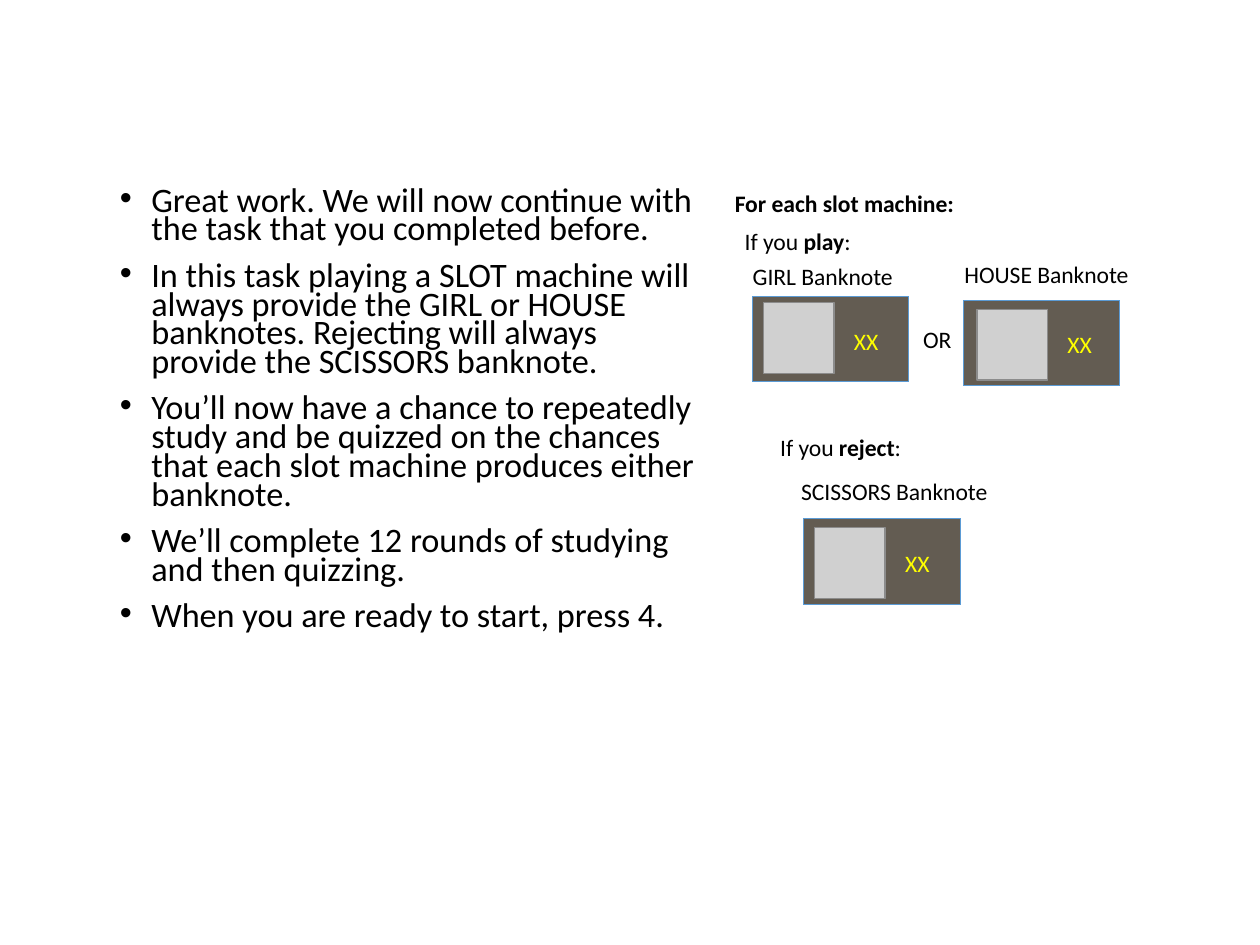
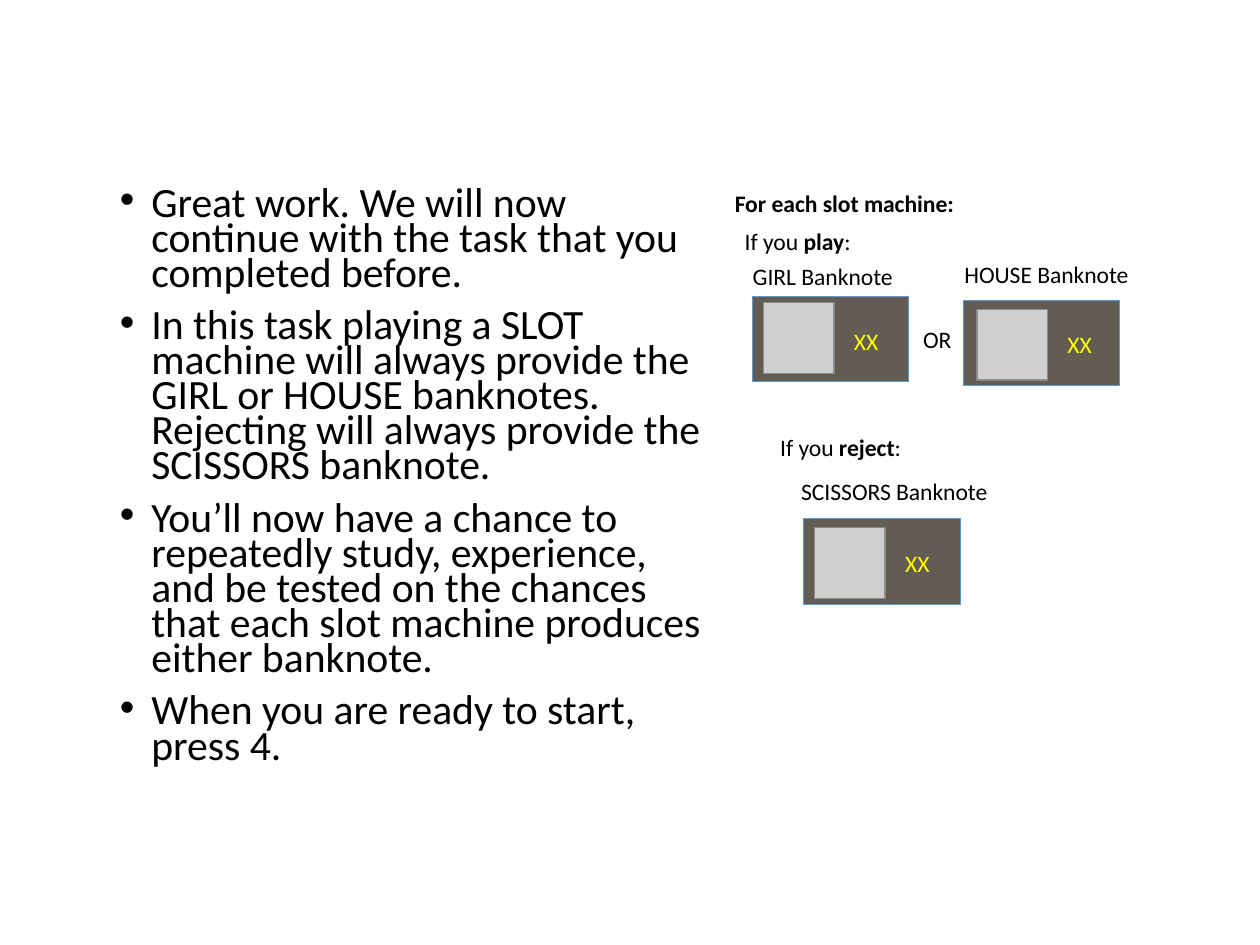
Before and after one commit to evanrussek/Gamble_Task_browser, a slide deck: slide 4 of public/MEG_task/Stimuli/MEG_slides_o0.pptx. Drawn at 1260x945 pixels with LibreOffice and Linux fonts; fonts in the diff are those of the drawing; grey boxes stand for pictures. Boxes give left, top, right and bottom in pixels: in the first picture for what was removed or moved away, otherwise in the second. Text is boxed around its words. In the diff, an @@ line names an element or a change of style, - is before the commit and + after.

```diff
--- a/public/MEG_task/Stimuli/MEG_slides_o0.pptx
+++ b/public/MEG_task/Stimuli/MEG_slides_o0.pptx
@@ text at box(151, 188, 700, 767): size 19.6 to 23.8 pt in "Great work. We will now continue with ...", "In this task playing a SLOT machine ...", "When you are ready to start, press ..." @@
@@ text at box(151, 502, 701, 673): text changed; size 19.6 to 23.8 pt @@
-• You’ll now have a chance to repeatedly study and be quizzed on the chances that each slot machine produces either banknote.
-• We’ll complete 12 rounds of studying and then quizzing.
+• You’ll now have a chance to repeatedly study, experience, and be tested on the chances that each slot machine produces either banknote.
```
Also in this commit, not shown: 13 other files.
